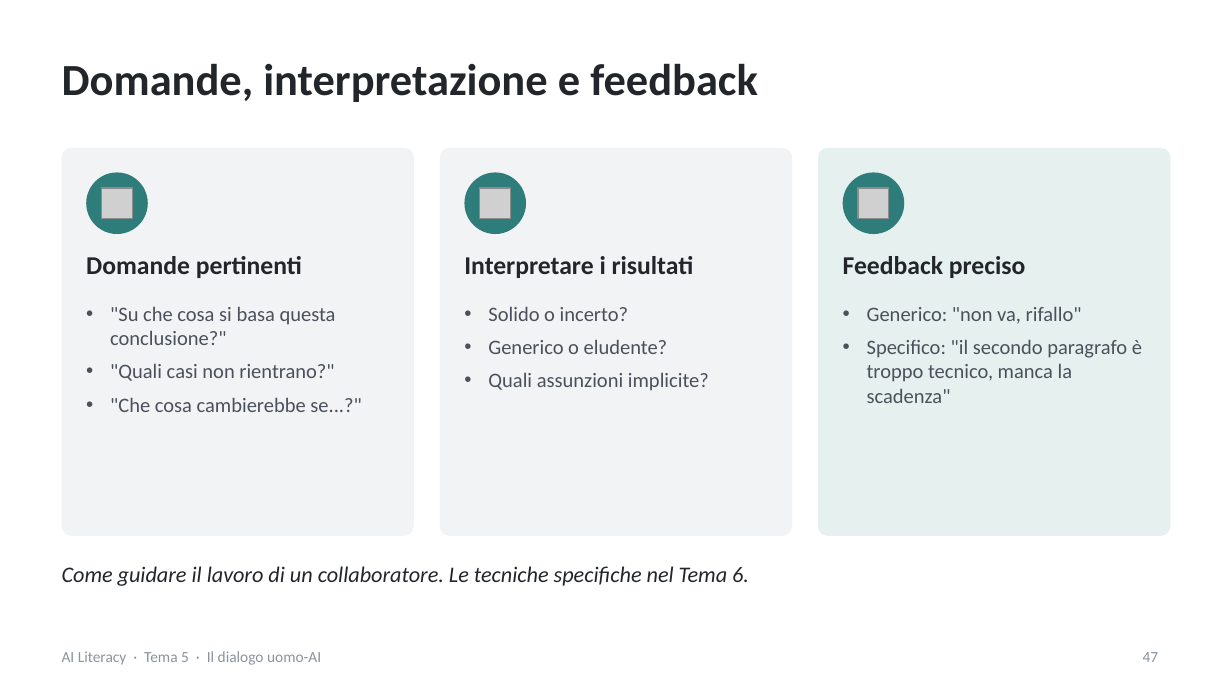
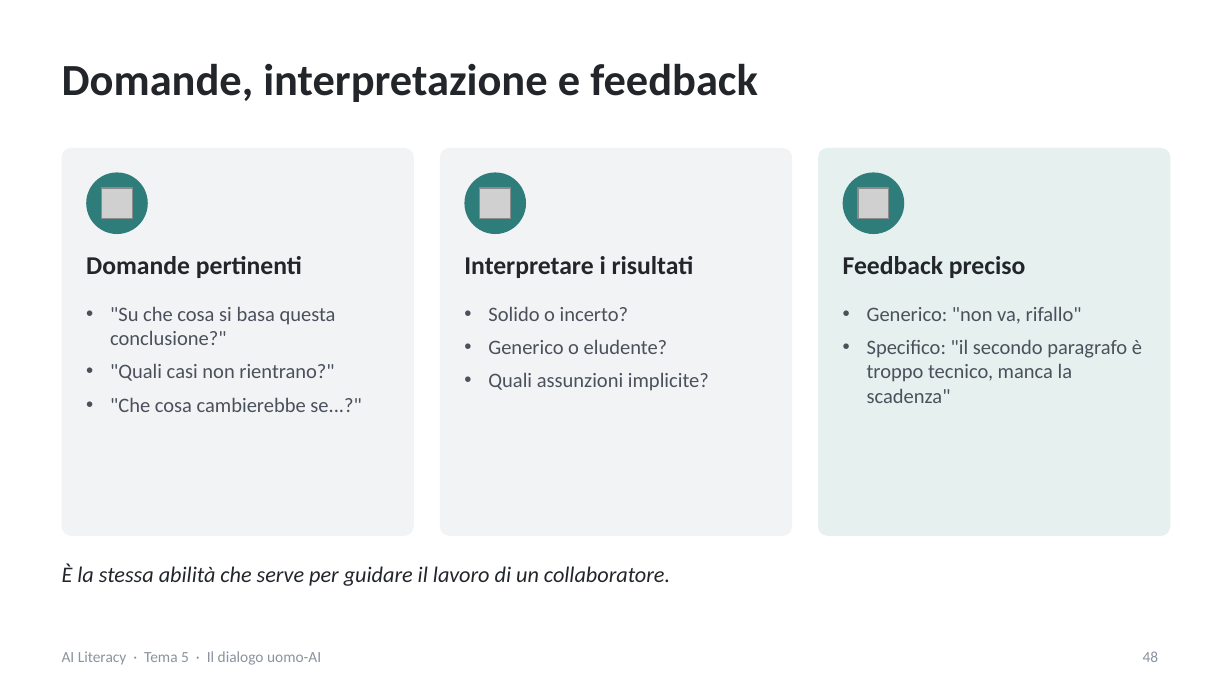
Before and after one commit to NetAi-IT/Formazione-AI-Literacy-Official, a slide deck: slide 48 of Base/Tema5_Dialogo_uomo_AI.pptx (slide 47 before the commit). Drawn at 1232x693 pixels with LibreOffice and Linux fonts; fonts in the diff are those of the drawing; grey boxes stand for pictures. Boxes give left, top, right and bottom in pixels: in the first picture for what was removed or moved away, otherwise in the second. Text is boxed around its words. In the diff, an @@ line names an element or a change of style, - is before the commit and + after.

Commit message:
Versione 1 Tema5 e Tema 6. Sistemato una slide per il Tema 2
Tema 2 aggiunto l'esempio dello spam

```diff
--- a/Base/Tema5_Dialogo_uomo_AI.pptx
+++ b/Base/Tema5_Dialogo_uomo_AI.pptx
@@ text at [62,564,670,586]: text changed @@
-Come guidare il lavoro di un collaboratore. Le tecniche specifiche nel Tema 6.
+È la stessa abilità che serve per guidare il lavoro di un collaboratore.
@@ page number at [1143,651,1159,662]: text changed @@
-47
+48
```
Also in this commit, not shown: 6 other slides changed, 2 slides added, 5 other files.
